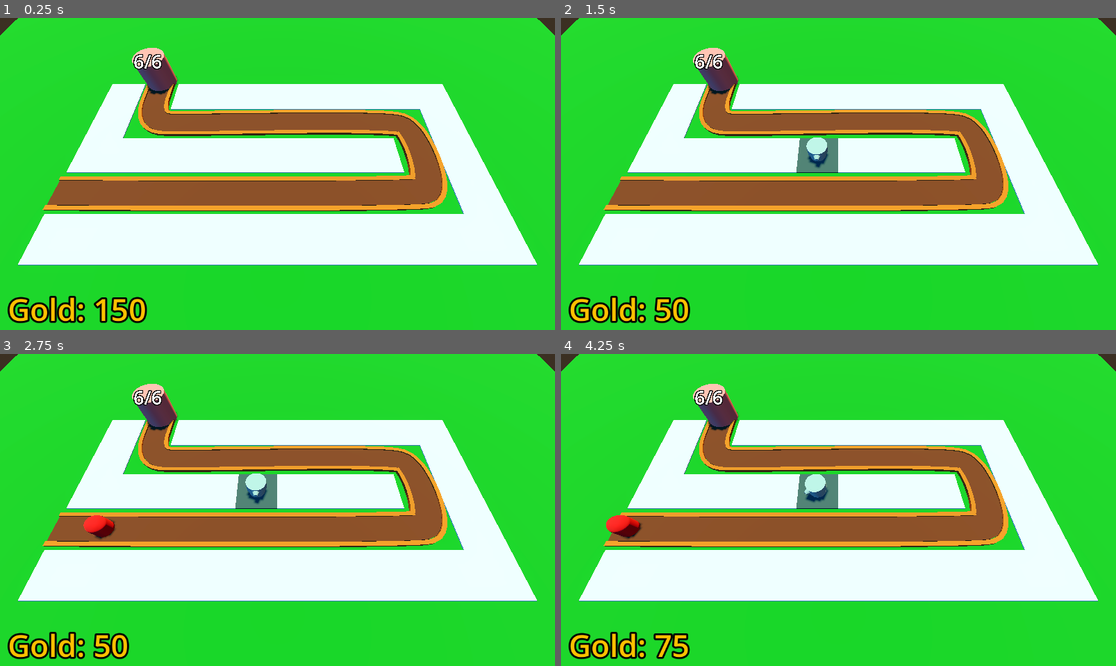
Above: before the commit, frames 1-4 (two rows, left to right).
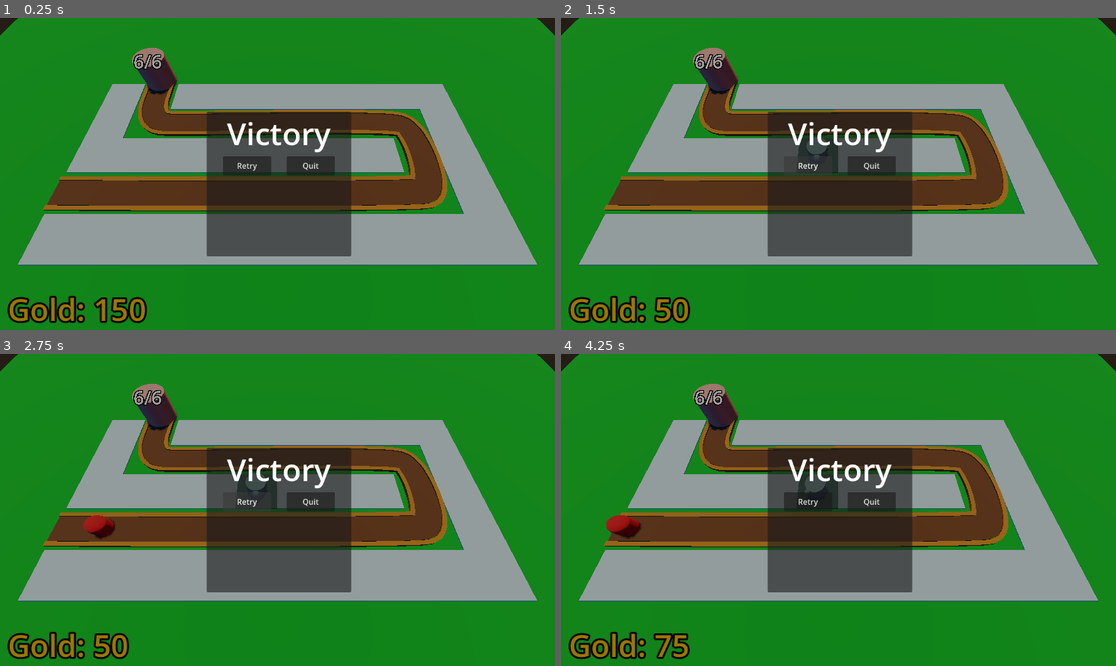
Above: after the commit, the same moments.

Repository: SirBarbecuedWaffle/barbarianBlaster
Game: Godot game, scene res://world/node_3d.tscn
Two runs of this game, one before a commit and one after it. Both use one fixed random seed, a clock stepped at 60 frames per second and the inputs below.
Inputs (mouse positions are in pixels of both pictures, inside the frame that each line leads up to):
- Up to frame 1 (0.25 s): no input
- Up to frame 2 (1.5 s): click (810, 164) at 0.5 s, where only the run after the commit has a clickable "Retry"; click (810, 164) at 1.25 s, where only the run after the commit has a clickable "Retry"
- Up to frame 3 (2.75 s): click (249, 500) at 2 s, where only the run after the commit has a clickable "Retry"
- Up to frame 4 (4.25 s): move the mouse to (960, 494) at 2.77 s; click (960, 494) at 2.85 s; move the mouse to (727, 525) at 3.52 s; click (727, 525) at 3.6 s

The runs differ from the first frame. In frame 1, 98% of the frame differs, in the area x 0-100%, y 0-100%; in frame 2, 98%; in frame 3, 98%; in frame 4, 98%.

Commit message:
victory scene

Diff:
--- /dev/null
+++ b/barbarian-blaster/UI/victory_layer.gd
@@ -0,0 +1,16 @@
+extends CanvasLayer
+
+
+# Called when the node enters the scene tree for the first time.
+func _ready() -> void:
+	pass # Replace with function body.
+
+
+# Called every frame. 'delta' is the elapsed time since the previous frame.
+func _process(delta: float) -> void:
+	pass
+
+
+func _on_retry_button_pressed() -> void:
+	get_tree().reload_current_scene()
+	get_tree().quit()
--- /dev/null
+++ b/barbarian-blaster/UI/victory_layer.tscn
@@ -0,0 +1,66 @@
+[gd_scene format=3 uid="uid://didh4eww4fb31"]
+
+[ext_resource type="Script" uid="uid://c73jkww7gg0xe" path="res://UI/victory_layer.gd" id="1_4etjl"]
+
+[sub_resource type="LabelSettings" id="LabelSettings_6ywa2"]
+font_size = 64
+
+[node name="victoryLayer" type="CanvasLayer" unique_id=840568917]
+script = ExtResource("1_4etjl")
+
+[node name="ColorRect" type="ColorRect" parent="." unique_id=1192578679]
+anchors_preset = 15
+anchor_right = 1.0
+anchor_bottom = 1.0
+grow_horizontal = 2
+grow_vertical = 2
+color = Color(0, 0, 0, 0.3882353)
+
+[node name="CenterContainer" type="CenterContainer" parent="ColorRect" unique_id=205171165]
+layout_mode = 1
+anchors_preset = 8
+anchor_left = 0.5
+anchor_top = 0.5
+anchor_right = 0.5
+anchor_bottom = 0.5
+offset_left = -147.0
+offset_top = -129.0
+offset_right = 153.0
+offset_bottom = 171.0
+grow_horizontal = 2
+grow_vertical = 2
+
+[node name="PanelContainer" type="PanelContainer" parent="ColorRect/CenterContainer" unique_id=1940977752]
+custom_minimum_size = Vector2(300, 300)
+layout_mode = 2
+
+[node name="VBoxContainer" type="VBoxContainer" parent="ColorRect/CenterContainer/PanelContainer" unique_id=1470655813]
+layout_mode = 2
+size_flags_horizontal = 4
+size_flags_vertical = 0
+alignment = 1
+
+[node name="Label" type="Label" parent="ColorRect/CenterContainer/PanelContainer/VBoxContainer" unique_id=322759049]
+layout_mode = 2
+text = "Victory"
+label_settings = SubResource("LabelSettings_6ywa2")
+horizontal_alignment = 1
+
+[node name="HBoxContainer" type="HBoxContainer" parent="ColorRect/CenterContainer/PanelContainer/VBoxContainer" unique_id=1795281152]
+custom_minimum_size = Vector2(40, 40)
+layout_mode = 2
+size_flags_horizontal = 4
+size_flags_vertical = 8
+theme_override_constants/separation = 32
+
+[node name="RetryButton" type="Button" parent="ColorRect/CenterContainer/PanelContainer/VBoxContainer/HBoxContainer" unique_id=793120525]
+custom_minimum_size = Vector2(100, 40)
+layout_mode = 2
+text = "Retry"
+
+[node name="QuitButton" type="Button" parent="ColorRect/CenterContainer/PanelContainer/VBoxContainer/HBoxContainer" unique_id=1910027881]
+custom_minimum_size = Vector2(100, 40)
+layout_mode = 2
+text = "Quit"
+
+[connection signal="pressed" from="ColorRect/CenterContainer/PanelContainer/VBoxContainer/HBoxContainer/RetryButton" to="." method="_on_retry_button_pressed"]
--- a/barbarian-blaster/world/node_3d.tscn
+++ b/barbarian-blaster/world/node_3d.tscn
@@ -48,6 +48,9 @@
 font_color = Color(1, 0.75686276, 0, 1)
 outline_size = 16
 outline_color = Color(0, 0, 0, 1)
+
+[sub_resource type="LabelSettings" id="LabelSettings_6ywa2"]
+font_size = 64
 
 [node name="level" type="Node3D" unique_id=1237125204]
 
@@ -164,12 +167,61 @@
 [node name="DifficultyManager" parent="." unique_id=1101353831 instance=ExtResource("9_6ywa2")]
 
 [node name="victoryLayer" type="CanvasLayer" parent="." unique_id=1482569948]
-visible = false
 
 [node name="ColorRect" type="ColorRect" parent="victoryLayer" unique_id=1219345713]
-offset_right = 1183.0
-offset_bottom = 670.0
+anchors_preset = 15
+anchor_right = 1.0
+anchor_bottom = 1.0
+grow_horizontal = 2
+grow_vertical = 2
 color = Color(0, 0, 0, 0.3882353)
+
+[node name="CenterContainer" type="CenterContainer" parent="victoryLayer/ColorRect" unique_id=626589090]
+layout_mode = 1
+anchors_preset = 8
+anchor_left = 0.5
+anchor_top = 0.5
+anchor_right = 0.5
+anchor_bottom = 0.5
+offset_left = -147.0
+offset_top = -129.0
+offset_right = 153.0
+offset_bottom = 171.0
+grow_horizontal = 2
+grow_vertical = 2
+
+[node name="PanelContainer" type="PanelContainer" parent="victoryLayer/ColorRect/CenterContainer" unique_id=8744363]
+custom_minimum_size = Vector2(300, 300)
+layout_mode = 2
+
+[node name="VBoxContainer" type="VBoxContainer" parent="victoryLayer/ColorRect/CenterContainer/PanelContainer" unique_id=1117045166]
+layout_mode = 2
+size_flags_horizontal = 4
+size_flags_vertical = 0
+alignment = 1
+
+[node name="Label" type="Label" parent="victoryLayer/ColorRect/CenterContainer/PanelContainer/VBoxContainer" unique_id=2112126663]
+layout_mode = 2
+text = "Victory"
+label_settings = SubResource("LabelSettings_6ywa2")
+horizontal_alignment = 1
+
+[node name="HBoxContainer" type="HBoxContainer" parent="victoryLayer/ColorRect/CenterContainer/PanelContainer/VBoxContainer" unique_id=1759896328]
+custom_minimum_size = Vector2(40, 40)
+layout_mode = 2
+size_flags_horizontal = 4
+size_flags_vertical = 8
+theme_override_constants/separation = 32
+
+[node name="RetryButton" type="Button" parent="victoryLayer/ColorRect/CenterContainer/PanelContainer/VBoxContainer/HBoxContainer" unique_id=879410621]
+custom_minimum_size = Vector2(100, 40)
+layout_mode = 2
+text = "Retry"
+
+[node name="QuitButton" type="Button" parent="victoryLayer/ColorRect/CenterContainer/PanelContainer/VBoxContainer/HBoxContainer" unique_id=1929223927]
+custom_minimum_size = Vector2(100, 40)
+layout_mode = 2
+text = "Quit"
 
 [connection signal="timeout" from="enemyPath/enemySpawnTimer" to="enemyPath" method="_on_enemy_spawn_timer_timeout"]
 [connection signal="stop_spawning_enemies" from="DifficultyManager" to="enemyPath" method="_on_difficulty_manager_stop_spawning_enemies"]
Not shown, added: barbarian-blaster/UI/victory_layer.gd.uid
